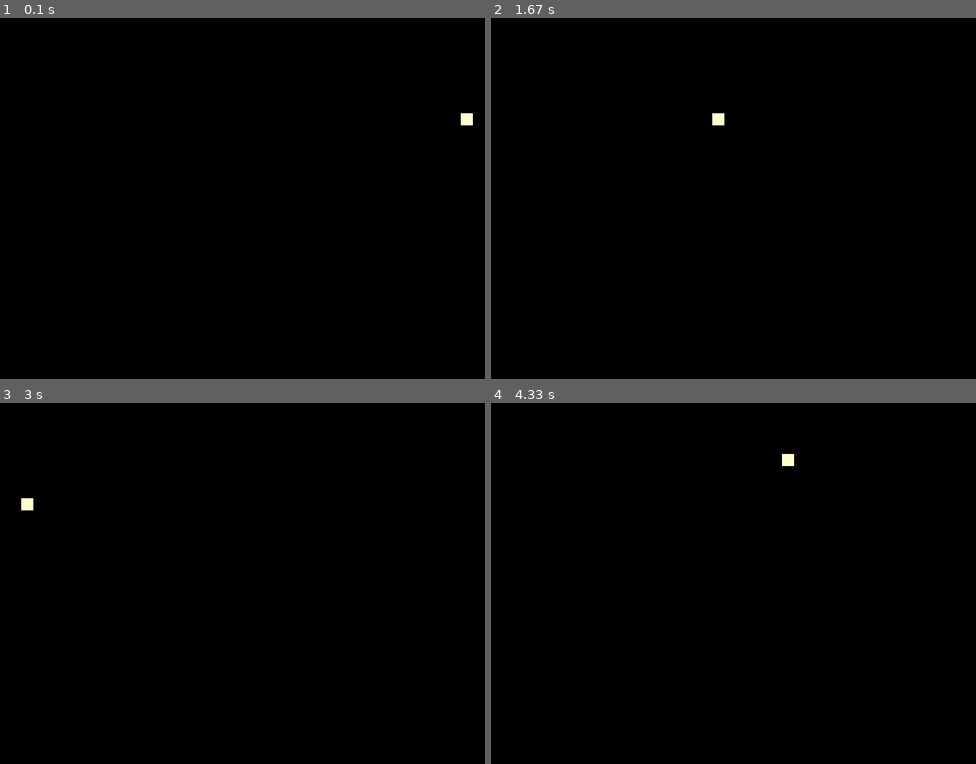
Above: before the commit, frames 1-4 (two rows, left to right).
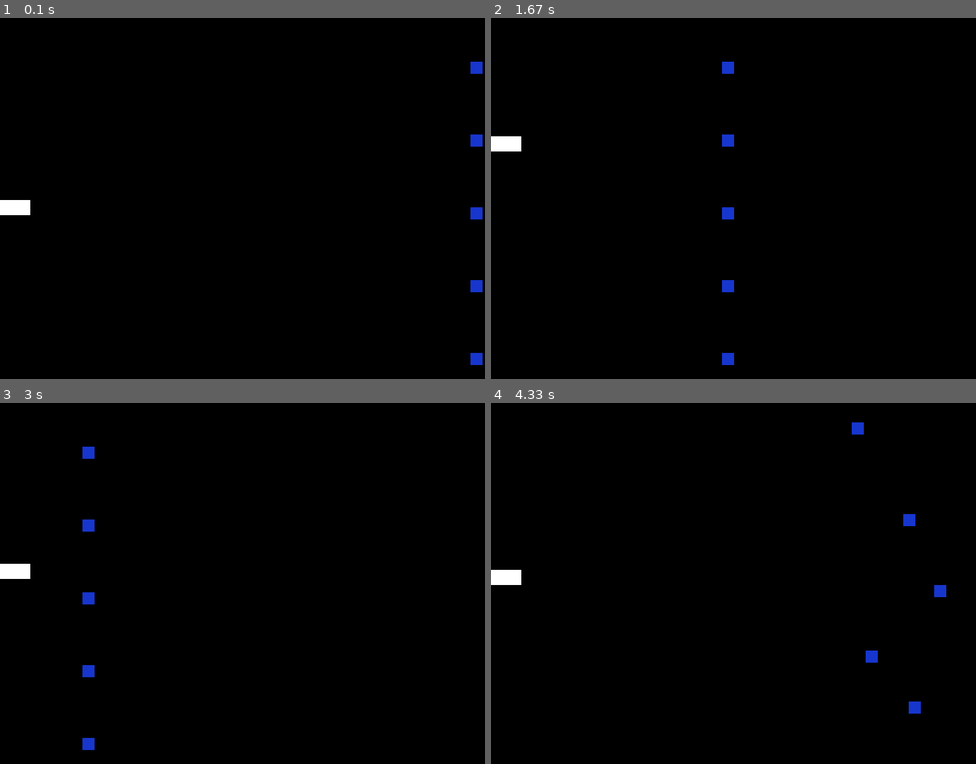
Above: after the commit, the same moments.

Repository: LuciaEnriquez/end_proyect_pygame
Game: pygame game, started from game/game.py
Two runs of this game, one before a commit and one after it. Both use one fixed random seed, a clock stepped at 60 frames per second and the inputs below.
Inputs:
- Up to frame 1 (0.1 s): no input
- Up to frame 2 (1.67 s): hold Up 0.33-0.8 s; hold Down 0.83-1.13 s; hold Up 1.17-1.53 s; hold Down from 1.57 s (still down)
- Up to frame 3 (3 s): release Down at 1.93 s; hold Up 1.97-2.27 s; hold P 2.3-2.6 s; hold Down 2.3-2.6 s; hold P 2.63-2.93 s; hold Down 2.63-2.93 s; hold Down from 2.97 s (still down)
- Up to frame 4 (4.33 s): release Down at 3.27 s; hold Up 3.3-3.67 s; hold Down 3.7-4.07 s; hold Up from 4.1 s (still down)

The runs differ from the first frame. In frame 1, 0.8% of the frame differs, in the area x 0-100%, y 12-97%; in frame 2, 0.8%; in frame 3, 0.8%; in frame 4, 0.8%.

Commit message:
creación de clases independientes para la nave y para los asteroides

Diff:
--- /dev/null
+++ b/game/Asteroid.py
@@ -0,0 +1,27 @@
+from random import randint
+from random import seed
+
+class Asteroid():
+
+    def __init__(self, w, h, size, numSection, dividerPageNum, color=(23, 54, 205)):
+        seed(1)
+        self.x = size[0]-20
+        self.y = randint(20, size[1] - 20)
+        self.w = w
+        self.h = h
+        self.numSection = numSection
+        self.dividerPageNum = dividerPageNum
+        self.size = size
+        self.color = color
+        self.setYandX(numSection, dividerPageNum)
+
+    def update(self):
+        self.x -=5
+
+        if self.x <= self.w:
+            self.setYandX(self.numSection, self.dividerPageNum)
+
+    def setYandX(self, numSection, dividerPageNum):
+        section = self.size[1] / dividerPageNum
+        self.y = randint(section * numSection, section * (numSection+1) - self.h)
+        self.x =  randint( self.size[0]-20, self.size[0]+ 150)
--- /dev/null
+++ b/game/Ship.py
@@ -0,0 +1,30 @@
+class Ship():
+
+    def __init__(self, size, color=(255, 255, 255)):
+        self.x = 0
+        self.y = size / 2
+        self.w = 50
+        self.h = 25
+        self.size = size - self.h
+        self.color = color
+        self.top = False
+        self.bottom = False
+
+    def update(self):
+        if self.y <= 0:
+            self.top = True
+        else:
+            self.top = False
+
+        if self.y >= self.size:
+            self.bottom = True
+        else:
+            self.bottom = False
+
+    def moveToUp(self):
+        if(self.top == False):
+            self.y -= 5
+
+    def moveToDown(self):
+        if(self.bottom == False):
+            self.y += 5
--- a/game/game.py
+++ b/game/game.py
@@ -1,59 +1,67 @@
 import pygame as pg
-from random import seed
-from random import randint
 
-TAMANNO =(800, 600)
+from Asteroid import Asteroid
+from Ship import Ship
 
-class Bola():
-    def __init__(self, x, y, w, h, color=(255, 255, 205)):
-        self.x = x
-        self.y = y
-        self.w = w
-        self.h = h
-        self.color = color
-
-    def actualizate(self):
-        self.x -=5
-
-        if self.x <= 0:
-            self.y = randint(20, TAMANNO[1] - 20)
-            self.x = TAMANNO[0]-20
+SIZE =(800, 600)
 
 class Game():
 
+    asteroidList = []
+    positionShip = []
+    positionShip = []
+
     def __init__(self, w, h):
-        self.pantalla = pg.display.set_mode((TAMANNO))
+        self.pantalla = pg.display.set_mode((SIZE))
         self.reloj = pg.time.Clock()
 
     def init(self):
         pg.init()
 
-    def bucle_principal(self):
-        seed(1)
-        bola = Bola(TAMANNO[0]-20, randint(20, TAMANNO[1] - 20), 20, 20)
+    def initGame(self):
+        self.initAsteroidList()
         pg.init()
+        ship = Ship(SIZE[1])
         game_over = False
+        pause = False
         while not game_over:
             self.reloj.tick(50)
 
-            #eventos = pg.event.get()
-            #for evento in eventos:
-            #    if evento.type == pg.KEYDOWN:
-            #        game_over = True
+            eventos = pg.event.get()
+            for evento in eventos:
+                if evento.type == pg.QUIT:
+                    game_over = True
 
+            if pg.key.get_pressed()[pg.K_p]:
+                pause = not pause
 
+            if pause == False:
+                if pg.key.get_pressed()[pg.K_DOWN]:
+                        ship.moveToDown()
+                elif pg.key.get_pressed()[pg.K_UP]:
+                        ship.moveToUp()
 
-            bola.actualizate()
+                self.pantalla.fill((0, 0, 0))
 
-            self.pantalla.fill((0, 0, 0))
-            pg.draw.rect(self.pantalla, bola.color, pg.Rect(bola.x, bola.y, bola.w, bola.h))
+                self.positionShip = (ship.x + ship.w, ship.y)
 
-            pg.display.flip()
+                for asteroid in self.asteroidList:
+                    if self.positionShip[0] == asteroid.x and self.positionShip[1] == asteroid.y:
+                        pause = not pause
+                    asteroid.update()
+                    pg.draw.rect(self.pantalla, asteroid.color, pg.Rect(asteroid.x, asteroid.y, asteroid.w, asteroid.h))
+
+                ship.update()
+                pg.draw.rect(self.pantalla, ship.color, pg.Rect(ship.x, ship.y, ship.w, ship.h))
+
+                pg.display.flip()
 
         pg.quit()
 
-        #self.bucle_principal()
-
+    def initAsteroidList(self):
+        for i in range(5):
+            asteroid = Asteroid( 20, 20, SIZE, i, 5)
+            self.asteroidList.append(asteroid)
 
 juego = Game(800, 600)
-juego.bucle_principal()
+juego.initGame()
